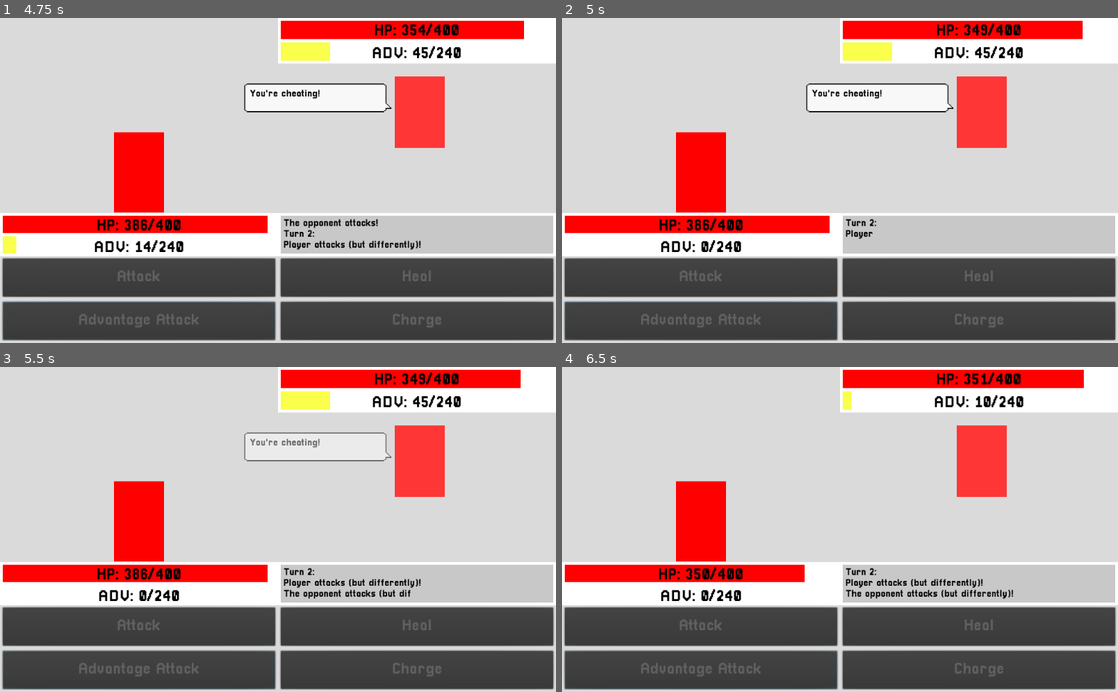
Above: before the commit, frames 1-4 (two rows, left to right).
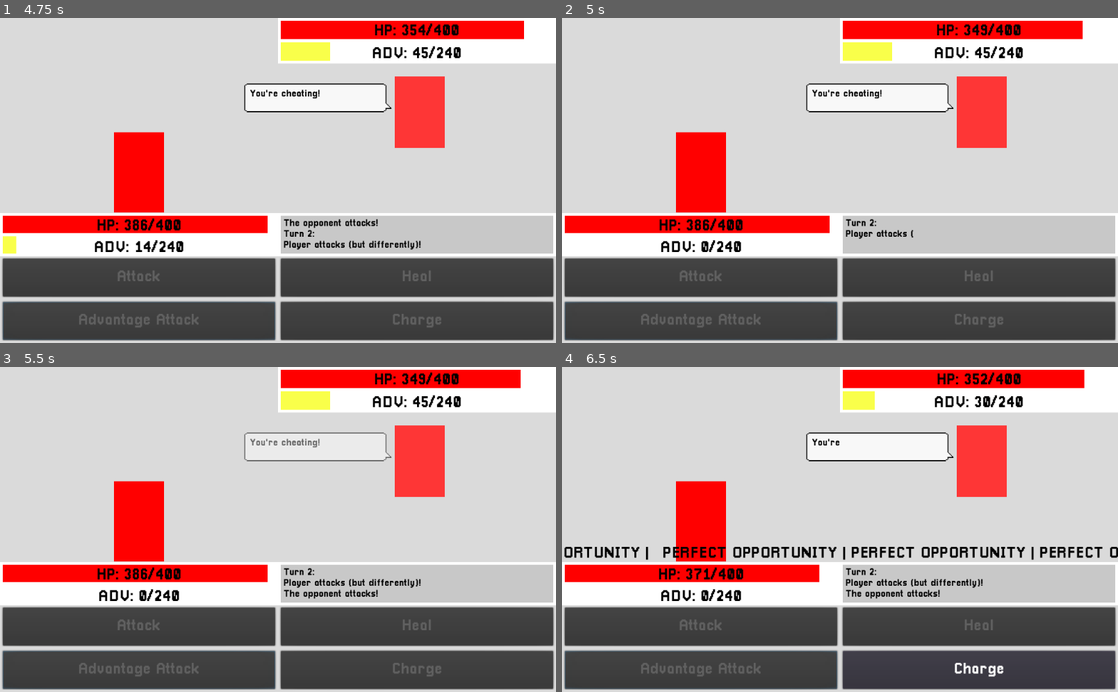
Above: after the commit, the same moments.

Repository: ArtlessAvian/kind-opponent
Game: Godot game, scene res://gameingame/BattleWView.tscn
Two runs of this game, one before a commit and one after it. Both use one fixed random seed, a clock stepped at 60 frames per second and the inputs below.
Inputs (mouse positions are in pixels of both pictures, inside the frame that each line leads up to):
- Up to frame 1 (4.75 s): click "Attack" at 0.5 s; tap Enter (ui_accept) at 1.25, 1.52, 2.27, 3.5, 4.25, 4.52 s; move the mouse to (417, 31) at 1.27 s; click (417, 31) at 1.35 s; move the mouse to (417, 53) at 2.02 s; click (417, 53) at 2.1 s; click "Advantage Attack" at 2.75 s; move the mouse to (311, 99) at 3.52 s; click (311, 99) at 3.6 s; move the mouse to (139, 226) at 4.27 s; click (139, 226) at 4.35 s
- Up to frame 2 (5 s): no input
- Up to frame 3 (5.5 s): move the mouse to (139, 597) at 5.02 s; click (139, 597) at 5.1 s; tap Enter (ui_accept) at 5.27 s
- Up to frame 4 (6.5 s): move the mouse to (979, 584) at 5.77 s; click (979, 584) at 5.85 s; tap Enter (ui_accept) at 6.02 s

Frame 1 is identical in both runs. In frame 2, less than 0.1% of the frame differs, in the area x 56-64%, y 65-68%; in frame 3, less than 0.1%; in frame 4, 5.2%, in the area x 0-100%, y 0-96%.

Commit message:
Fix opponent trying to heal at full health

Diff:
--- a/gameingame/Battle.gd
+++ b/gameingame/Battle.gd
@@ -37,7 +37,7 @@
 	var weights = [
 		10, \
 		16 * exp(- pow($Opponent.advantage - 100, 2) / 2450), \
-		pow($Opponent.last_damage / 45, 1.2) * 10 + 1200 / ($Opponent._health+10), \
+		pow($Opponent.last_damage / 45, 1.2) + 1200 / ($Opponent._health+10), \
 		10 - 5 * atan(0.03 * ($Opponent.advantage - 80)) \
 	]
 
@@ -46,6 +46,9 @@
 
 	if $Player._health < $Opponent.advantage * $Opponent.get_child(0).get_child(1).efficiency:
 		weights[1] += 1000
+
+	if $Opponent.max_health - $Opponent._health < 1:
+		weights[2] = 0
 
 	var allowed = [
 		$Opponent.advantage >= $Opponent.get_child(0).get_child(0).advantage_cost,
